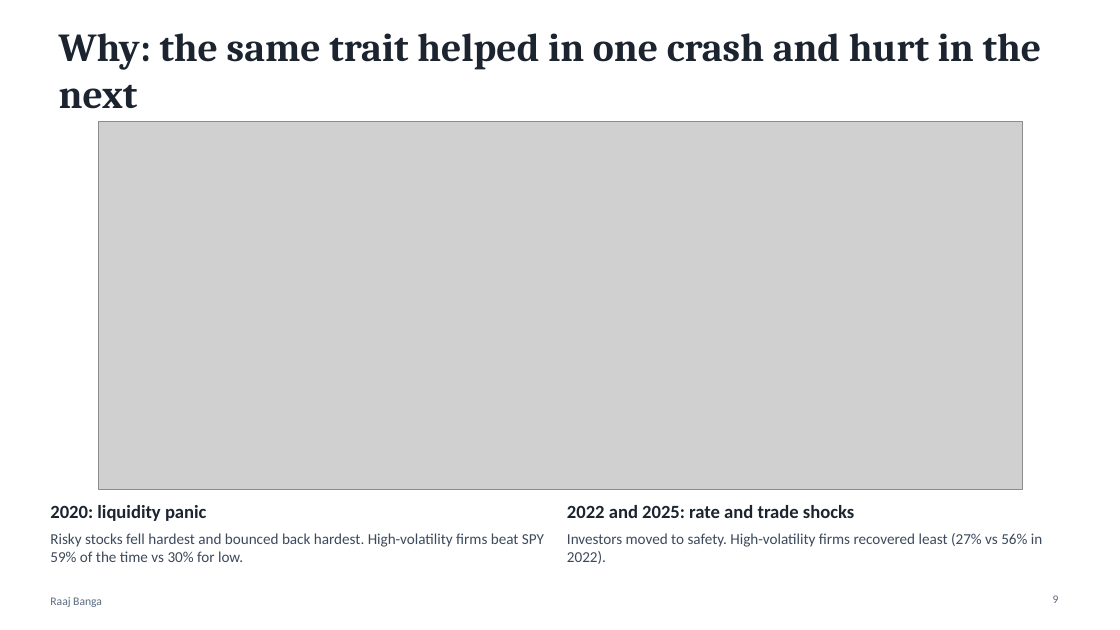
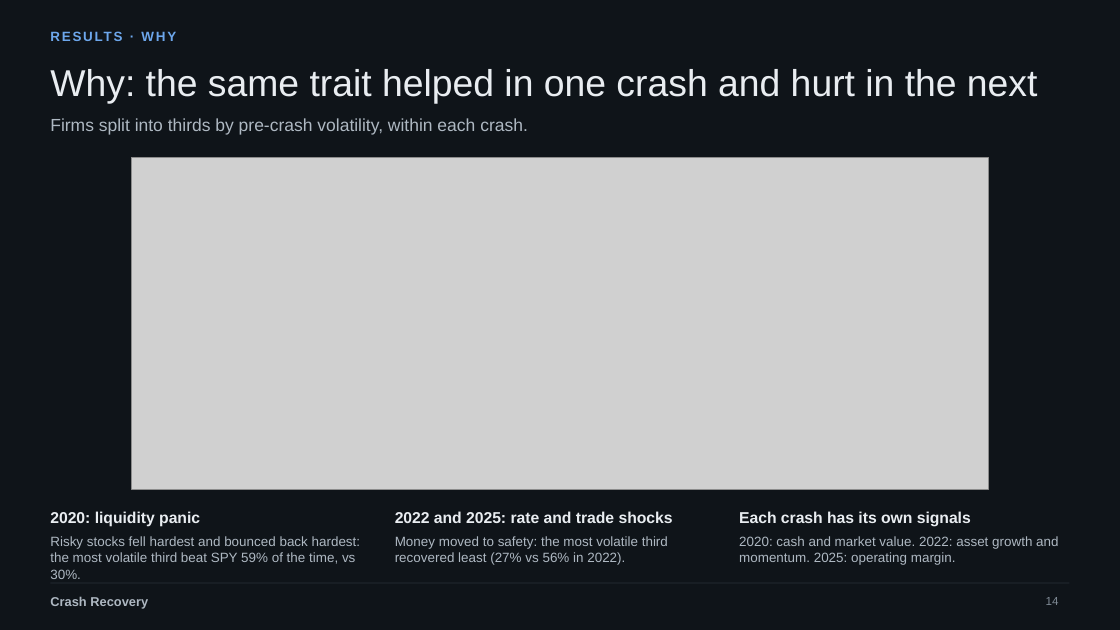
Before and after one commit to raajbanga/crashRecovery, a slide deck: slide 14 of slides/crash_recovery.pptx (slide 9 before the commit). Drawn at 1120x630 pixels with LibreOffice and Linux fonts; fonts in the diff are those of the drawing; grey boxes stand for pictures. Boxes give left, top, right and bottom in pixels: in the first picture for what was removed or moved away, otherwise in the second. Text is boxed around its words. In the diff, an @@ line names an element or a change of style, - is before the commit and + after.

```diff
--- a/slides/crash_recovery.pptx
+++ b/slides/crash_recovery.pptx
@@ background #FFFFFF to #0F1419 @@
@@ text added at <box>50,29,807,50</box>, 11.5 pt, text #6DA7EC, bold @@
+RESULTS · WHY
@@ title "Why: the same trait helped ...": place and size @@
-title "Why: the same trait helped ..." at <box>59,33,1042,109</box>
+title "Why: the same trait helped ..." at <box>50,69,1038,104</box>
@@ title "Why: the same trait helped ..." at <box>50,69,1038,104</box>: size 34 to 32 pt, font Cambria to Arial, text colour #1C2430 to #E9EDF1, bold off @@
@@ text added at <box>50,118,528,135</box>, 15 pt, text #AEB8C2 @@
+Firms split into thirds by pre-crash volatility, within each crash.
@@ picture: place and size @@
-picture at <box>98,122,1023,490</box>
+picture at <box>132,158,989,489</box>
@@ text "2020: liquidity panic" at <box>50,511,200,527</box>: size 16 to 13.5 pt, font Calibri to Arial, text colour #1C2430 to #E9EDF1 @@
@@ text "2022 and 2025: rate and ..." at <box>395,511,673,523</box>: size 16 to 13.5 pt, font Calibri to Arial, text colour #1C2430 to #E9EDF1 @@
@@ text "2022 and 2025: rate and ...": place and size @@
-text "2022 and 2025: rate and ..." at <box>567,505,854,518</box>
+text "2022 and 2025: rate and ..." at <box>395,511,673,523</box>
@@ text at <box>50,536,360,579</box>: text changed; size 13 to 11.5 pt; font Calibri to Arial; text colour #3D4A5C to #AEB8C2 @@
-Risky stocks fell hardest and bounced back hardest. High-volatility firms beat SPY 59% of the time vs 30% for low.
+Risky stocks fell hardest and bounced back hardest: the most volatile third beat SPY 59% of the time, vs 30%.
@@ text at <box>395,536,668,565</box>: text changed; size 13 to 11.5 pt; font Calibri to Arial; text colour #3D4A5C to #AEB8C2 @@
-Investors moved to safety. High-volatility firms recovered least (27% vs 56% in 2022).
+Money moved to safety: the most volatile third recovered least (27% vs 56% in 2022).
@@ text added at <box>739,511,971,527</box>, 13.5 pt, text #E9EDF1, bold @@
+Each crash has its own signals
@@ text added at <box>739,536,1058,565</box>, 11.5 pt, text #AEB8C2 @@
+2020: cash and market value. 2022: asset growth and momentum. 2025: operating margin.
@@ text removed at <box>50,597,102,607</box> @@
-Raaj Banga
@@ line added from (50, 583) to (1070, 583), #2A323A 0.75 pt @@
@@ text added at <box>50,596,148,609</box>, 11 pt, text #AEB8C2, bold @@
+Crash Recovery
@@ page number at <box>1046,597,1059,605</box>: text changed; font Calibri to Arial; text colour #5B6B7F to #7F8A95 @@
-9
+14
```
Also in this commit, not shown: 2 other slides changed, 14 slides added, 11 slides removed, 20 other files.
